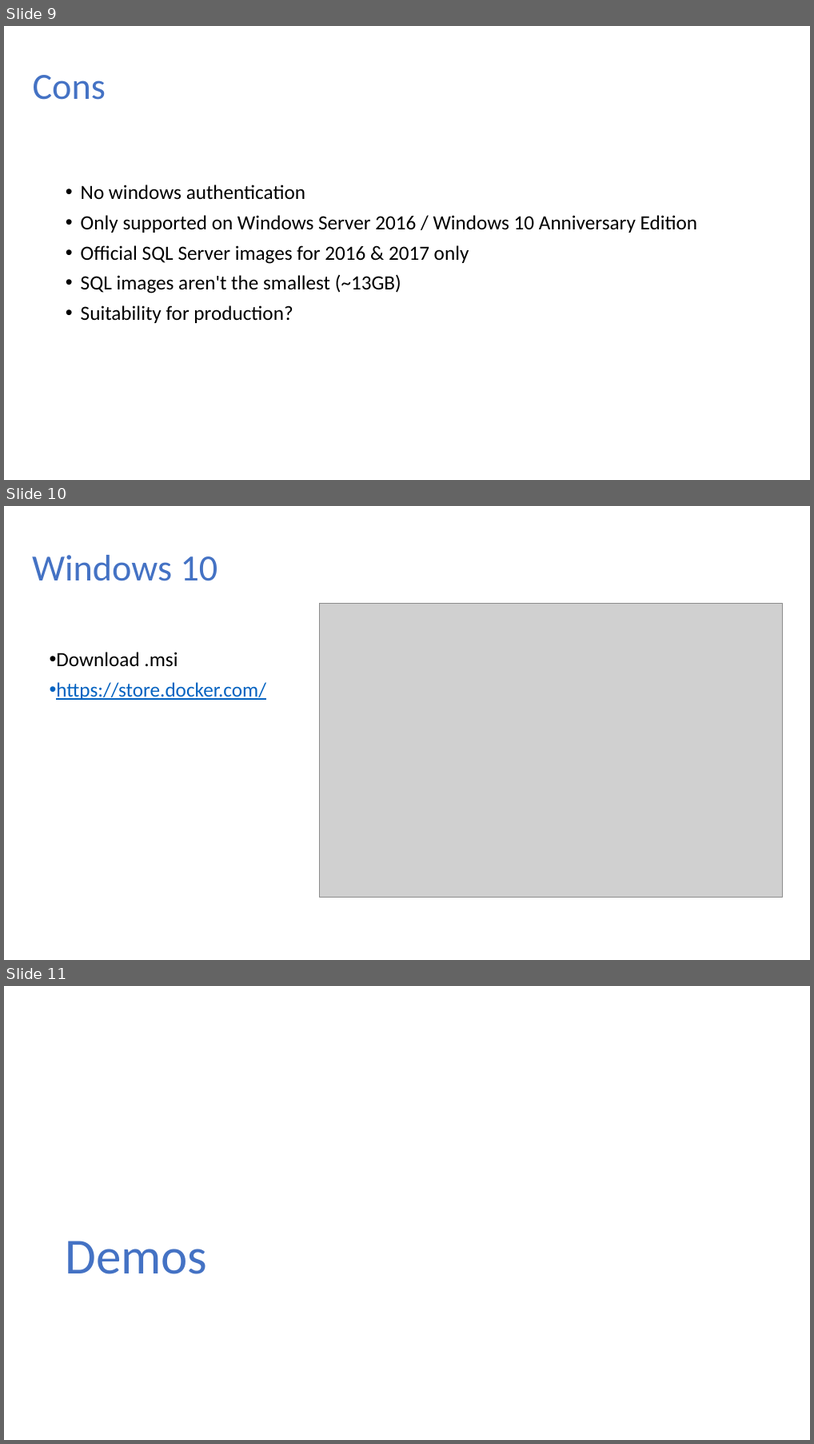
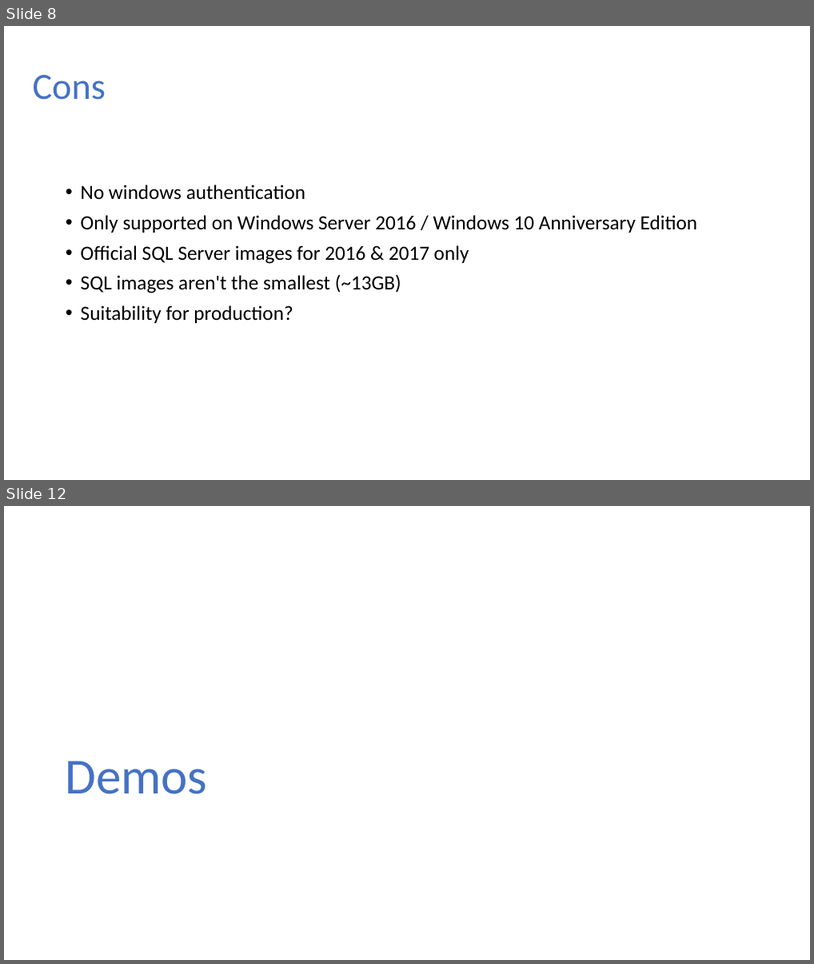
Before and after one commit to dbafromthecold/SQLServerAndContainers, a slide deck: SQL Server & Containers.pptx. Shown one above the other, each under a label of ours: slides 9, 10 and 11 before the commit, slides 8 and 12 after it; the slides between them are not shown. The pictures are 814x1444 and 814x964 pixels, drawn with LibreOffice and Linux fonts; fonts in the diff are those of the drawing; grey boxes stand for pictures; background and template pictures are left out. Boxes give left, top, right and bottom in pixels: in the first picture for what was removed or moved away, otherwise in the second. Text is boxed around its words. In the diff, an @@ line names an element or a change of style, - is before the commit and + after.

```diff
--- a/SQL Server & Containers.pptx
+++ b/SQL Server & Containers.pptx
@@ slide 10 removed at box(4, 506, 810, 960), background picture (left out) @@
@@ title removed at box(32, 555, 218, 581) @@
-Windows 10
@@ picture removed at box(320, 603, 783, 896) @@
@@ text removed at box(56, 652, 266, 700) @@
-• Download .msi
-• https://store.docker.com/
@@ what was slide 9 is now slide 8 @@
@@ what was slide 11 is now slide 12 @@
```
Also in this commit, not shown: 3 slides added, 1 other slide removed.
